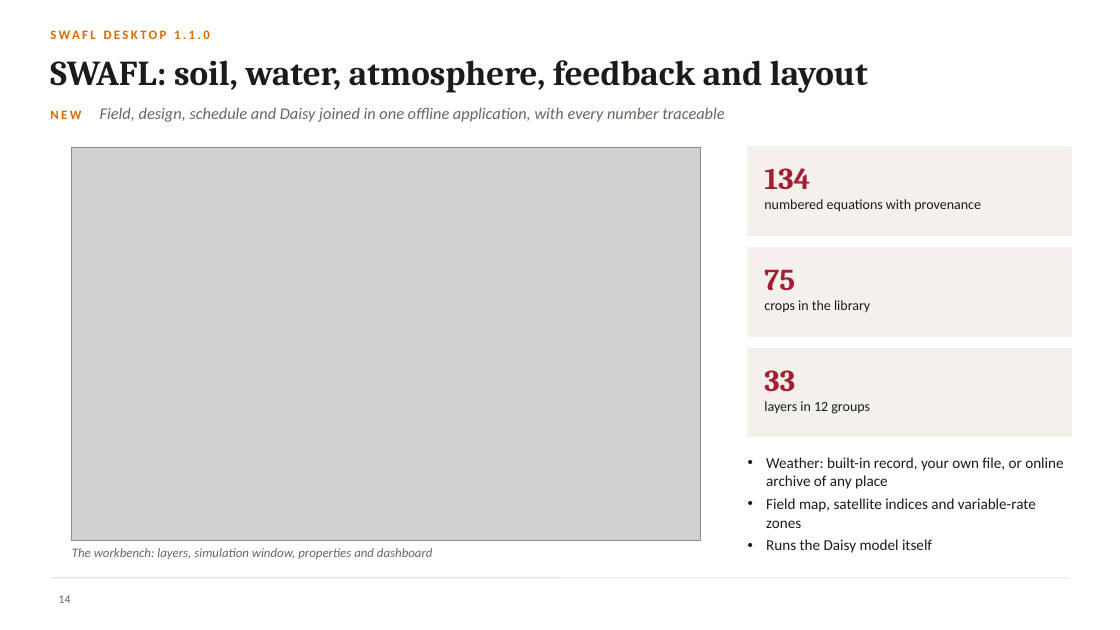
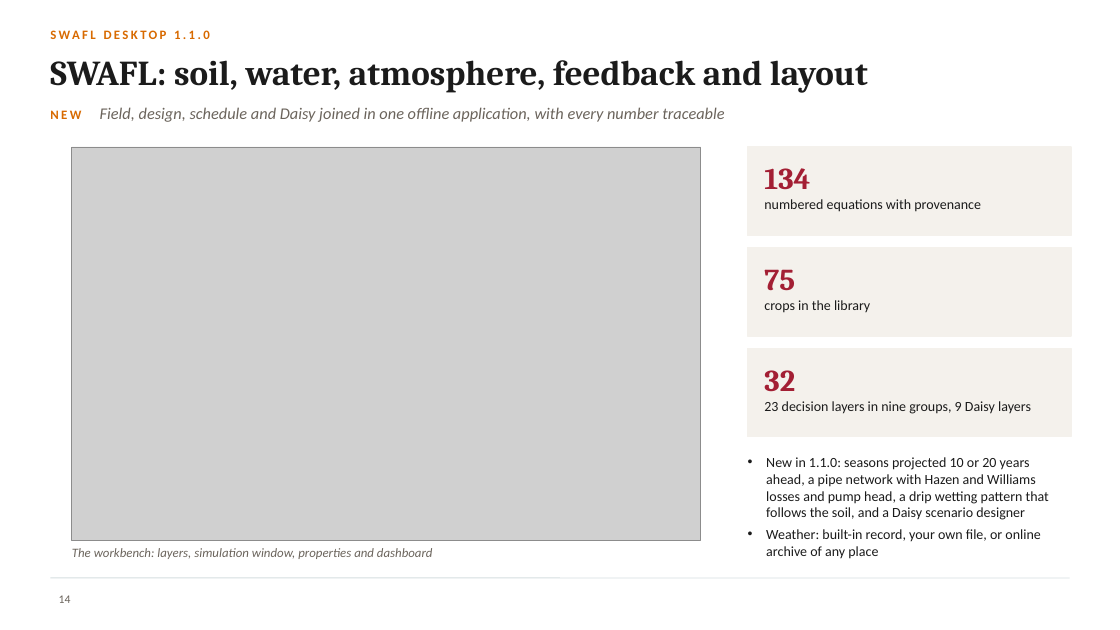
Before and after one commit to halilunaziru73-creator/Coupled-Water-Fluxes-Pore-Scale-Dynamics-Precision-Irrigation-Mulching-Feedback-Loops, a slide deck: slide 14 of Manuscripts/pdf/Supplementary/SWAFL_Presentation.pptx. Drawn at 1120x630 pixels with LibreOffice and Linux fonts; fonts in the diff are those of the drawing; grey boxes stand for pictures; background and template pictures are left out. Boxes give left, top, right and bottom in pixels: in the first picture for what was removed or moved away, otherwise in the second. Text is boxed around its words. In the diff, an @@ line names an element or a change of style, - is before the commit and + after.

Commit message:
Presentation: real Daisy run figures, field sketch and pipe network slide, version 1.1.0 news, layer counts as in the description

```diff
--- a/Manuscripts/pdf/Supplementary/SWAFL_Presentation.pptx
+++ b/Manuscripts/pdf/Supplementary/SWAFL_Presentation.pptx
@@ text at <box>764,370,795,392</box>: text changed @@
-33
+32
@@ text at <box>764,401,1031,414</box>: text changed @@
-layers in 12 groups
+23 decision layers in nine groups, 9 Daisy layers
@@ text at <box>766,457,1049,520</box>: paragraph added @@
+• New in 1.1.0: seasons projected 10 or 20 years ahead, a pipe network with Hazen and Williams losses and pump head, a drip wetting pattern that follows the soil, and a Daisy scenario designer
@@ text at <box>766,498,1036,553</box>: paragraphs removed @@
-• Field map, satellite indices and variable-rate zones
-• Runs the Daisy model itself
@@ text at <box>766,529,1040,559</box>: size 13 to 12 pt in "Weather: built-in record, your own file, or ..." @@
```
Also in this commit, not shown: 2 other slides changed, 2 slides added, 1 slide removed.
